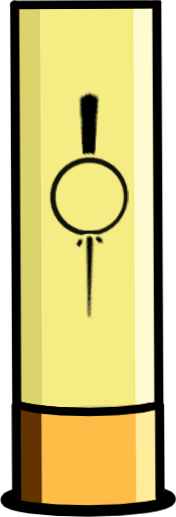
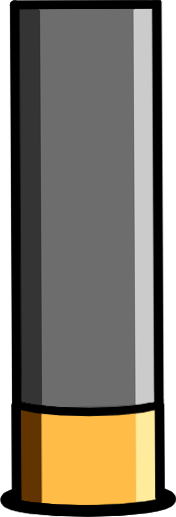
Two versions of the same layered image (176 x 517). Layer-by-layer changes:
hid "Paint Layer 6" over [9, 64, 165, 384]
showed "Copy of Paint Layer 2" (1st of 3) over [0, 0, 176, 517]
hid "Copy of Paint Layer 2" (2nd of 3) over [9, 0, 165, 453]
showed "Copy of Paint Layer 2" (3rd of 3) over [9, 0, 165, 453]
hid "Paint Layer 2" (2nd of 2) over [9, 0, 165, 453]
